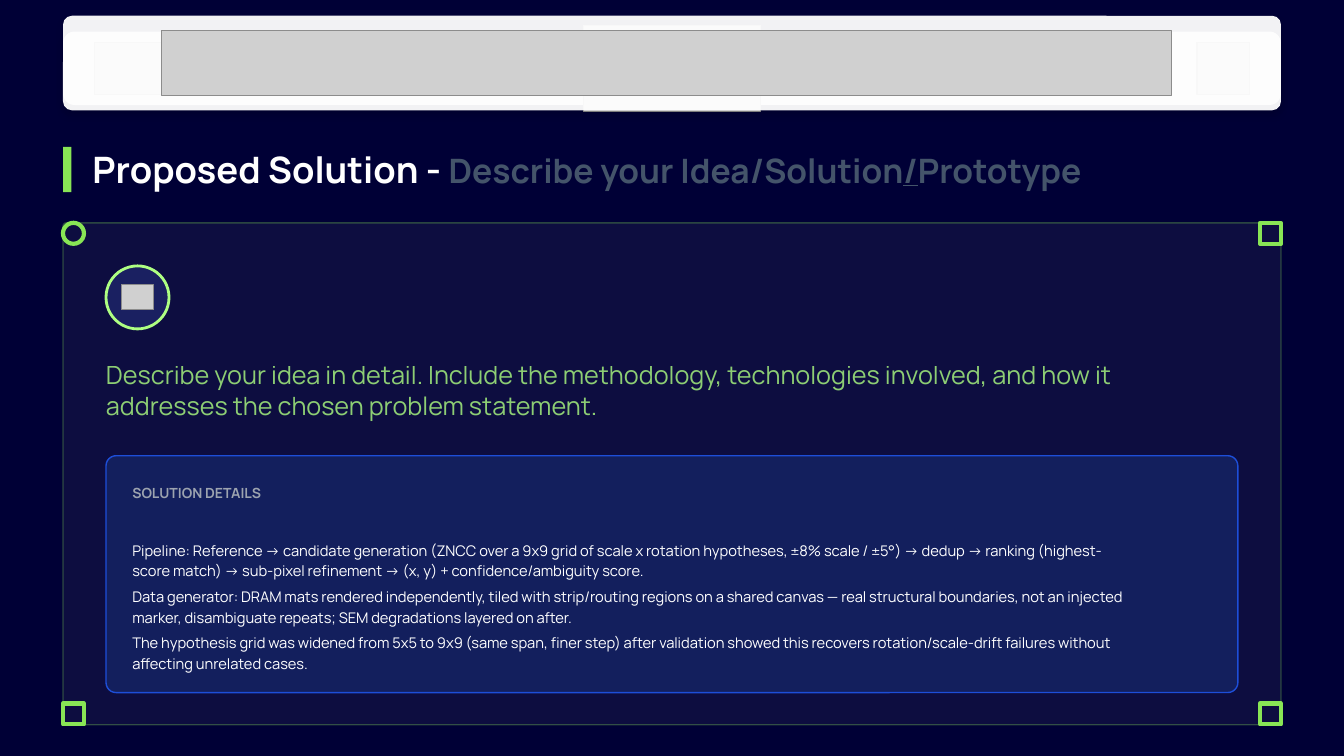
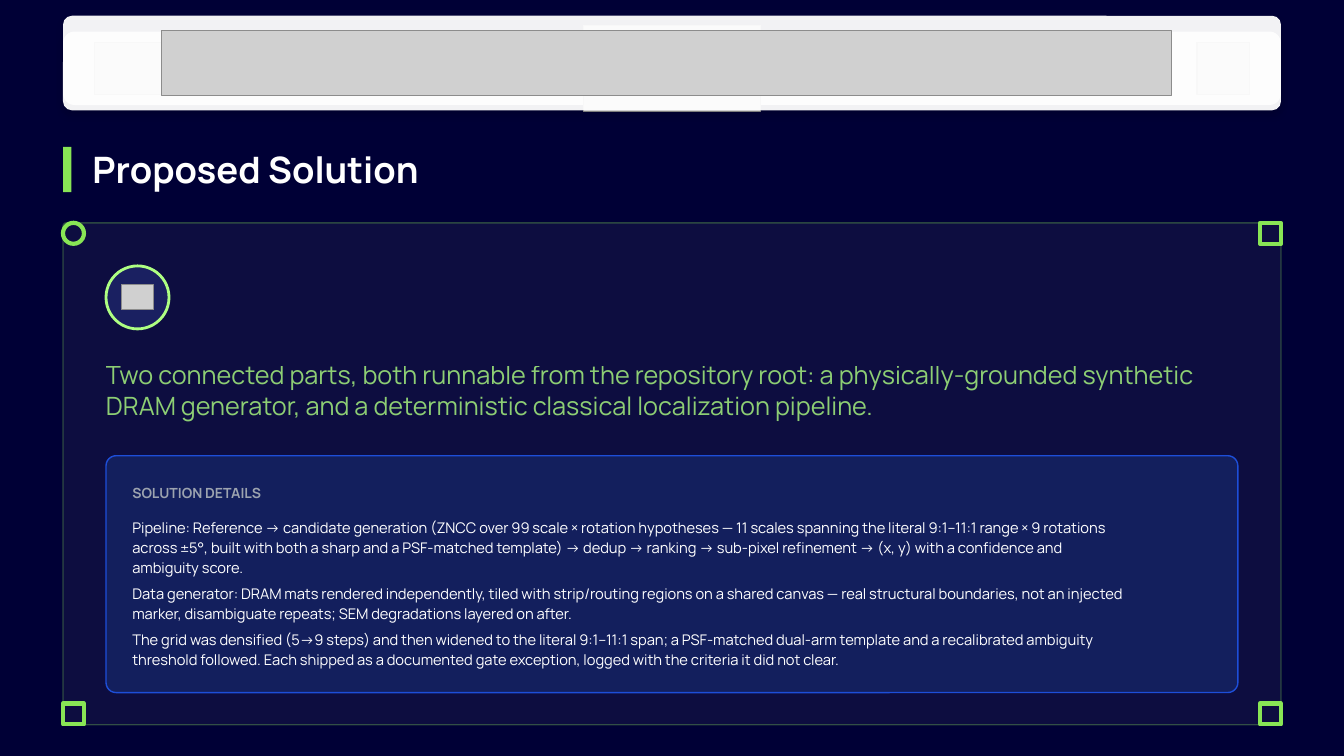
Before and after one commit to teja120805-cyber/Semicon-26---Kacha-Mango, a slide deck: slide 4 of Kaccha Mango_PS02.pptx. Drawn at 1344x756 pixels with LibreOffice and Linux fonts; fonts in the diff are those of the drawing; grey boxes stand for pictures; background and template pictures are left out; a plain dark background stands for a picture behind light text. Boxes give left, top, right and bottom in pixels: in the first picture for what was removed or moved away, otherwise in the second. Text is boxed around its words. In the diff, an @@ line names an element or a change of style, - is before the commit and + after.

```diff
--- a/Kaccha Mango_PS02.pptx
+++ b/Kaccha Mango_PS02.pptx
@@ text at bbox=[92, 156, 419, 192]: text changed; size 24 to 26 pt; text colour #44546A to #FFFFFF @@
-Proposed Solution - Describe your Idea/Solution/Prototype
+Proposed Solution
@@ text at bbox=[106, 366, 1194, 421]: text changed @@
-Describe your idea in detail. Include the methodology, technologies involved, and how it addresses the chosen problem statement.
+Two connected parts, both runnable from the repository root: a physically-grounded synthetic DRAM generator, and a deterministic classical localization pipeline.
@@ text "Pipeline: Reference → candidate generation ...": place and size @@
-text "Pipeline: Reference → candidate generation ..." at bbox=[132, 543, 1122, 673]
+text "Pipeline: Reference → candidate generation ..." at bbox=[132, 520, 1122, 669]
@@ text at bbox=[132, 520, 1105, 577]: text changed @@
-Pipeline: Reference → candidate generation (ZNCC over a 9x9 grid of scale x rotation hypotheses, ±8% scale / ±5°) → dedup → ranking (highest-score match) → sub-pixel refinement → (x, y) + confidence/ambiguity score.
+Pipeline: Reference → candidate generation (ZNCC over 99 scale × rotation hypotheses — 11 scales spanning the literal 9:1–11:1 range × 9 rotations across ±5°, built with both a sharp and a PSF-matched template) → dedup → ranking → sub-pixel refinement → (x, y) with a confidence and ambiguity score.
@@ text at bbox=[132, 632, 1093, 669]: text changed @@
-The hypothesis grid was widened from 5x5 to 9x9 (same span, finer step) after validation showed this recovers rotation/scale-drift failures without affecting unrelated cases.
+The grid was densified (5→9 steps) and then widened to the literal 9:1–11:1 span; a PSF-matched dual-arm template and a recalibrated ambiguity threshold followed. Each shipped as a documented gate exception, logged with the criteria it did not clear.
```
Also in this commit, not shown: 8 other slides changed, 2 other files.
